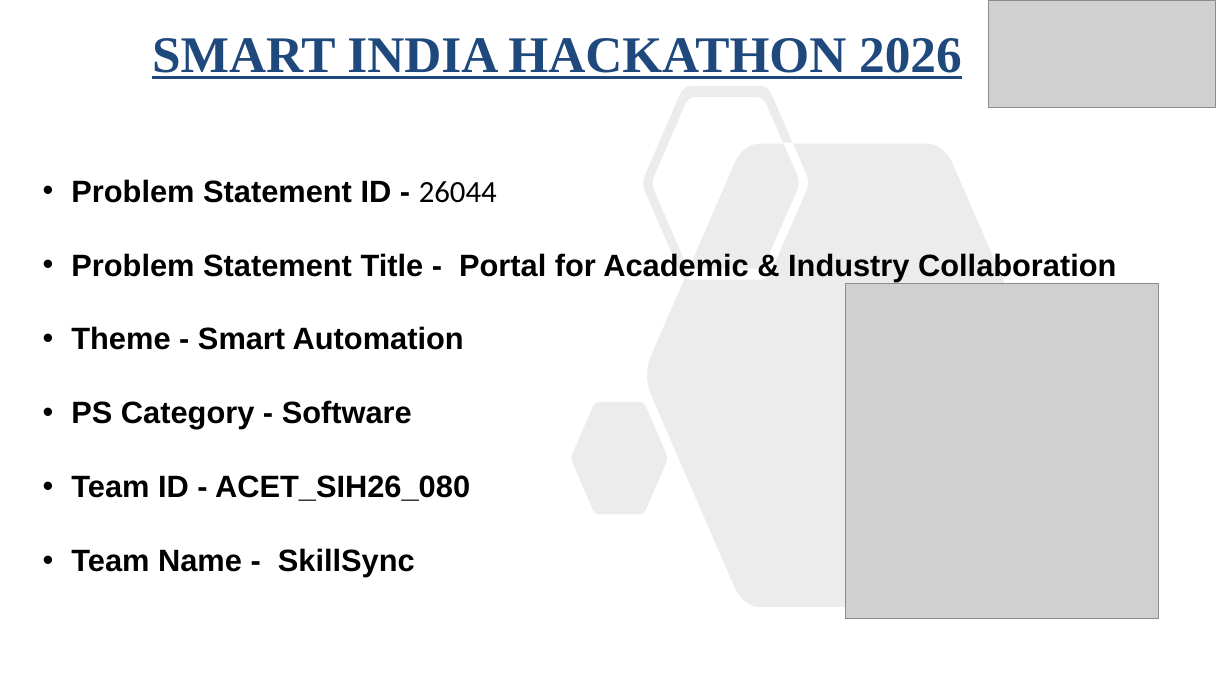
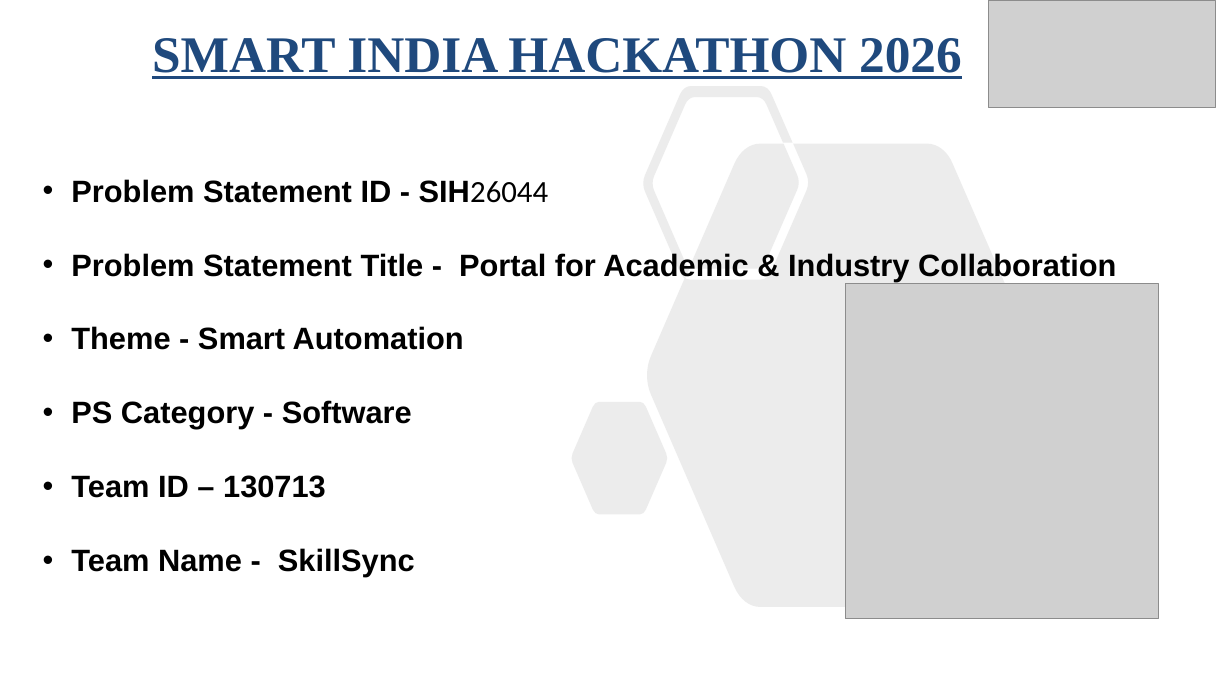
Before and after one commit to Aditya-Vishwakarma722/SkillBridge-student-industry-collaboration, a slide deck: slide 1 of SIH 2026 IDEA Presentation.pptx. Drawn at 1232x693 pixels with LibreOffice and Linux fonts; fonts in the diff are those of the drawing; grey boxes stand for pictures. Boxes give left, top, right and bottom in pixels: in the first picture for what was removed or moved away, otherwise in the second. Text is boxed around its words. In the diff, an @@ line names an element or a change of style, - is before the commit and + after.

```diff
--- a/SIH 2026 IDEA Presentation.pptx
+++ b/SIH 2026 IDEA Presentation.pptx
@@ text at [71, 179, 548, 203]: text changed @@
-• Problem Statement ID - 26044
+• Problem Statement ID - SIH26044
@@ text at [71, 475, 326, 498]: text changed @@
-• Team ID - ACET_SIH26_080
+• Team ID – 130713
```
Also in this commit, not shown: 16 other files.
